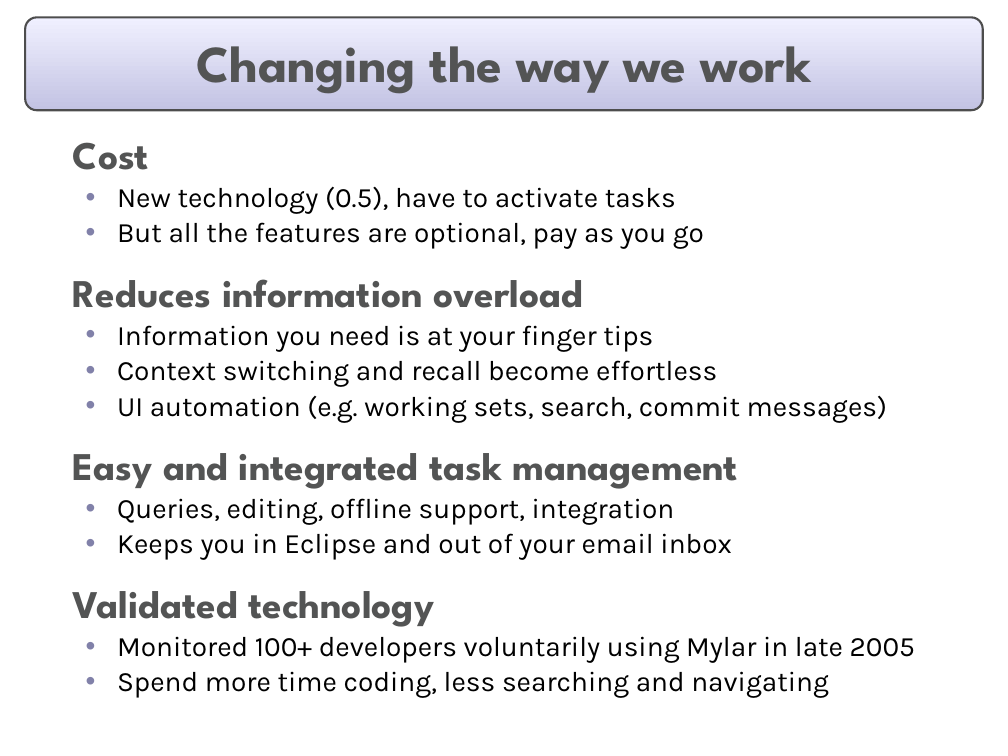
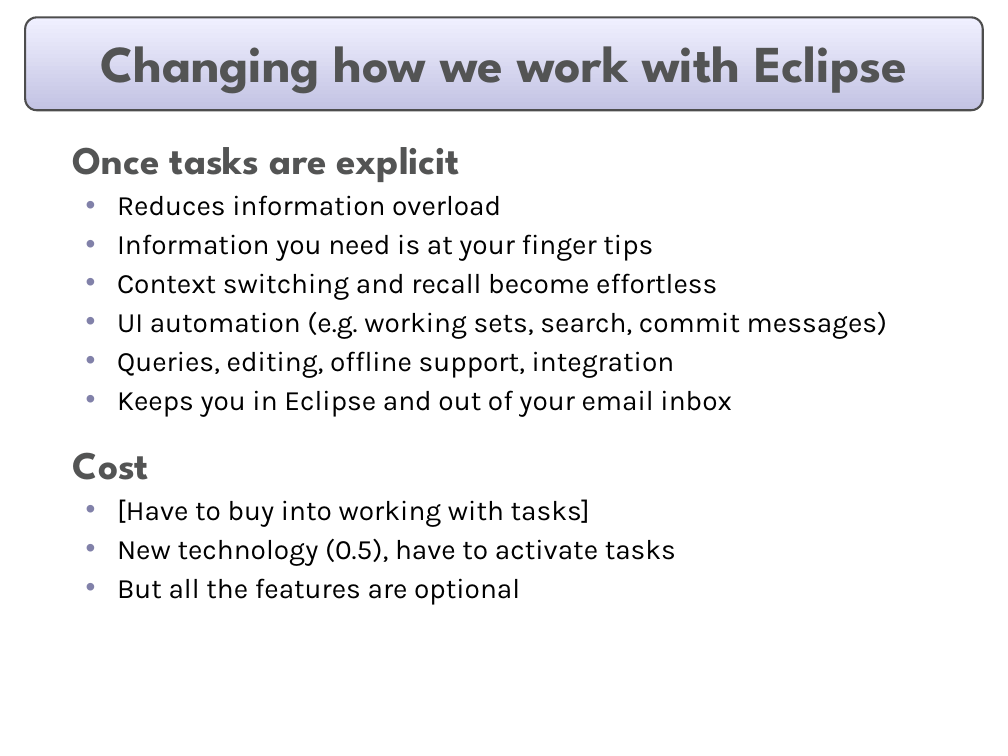
Before and after one commit to eclipse-mylyn/mylyn-website, a slide deck: slide 12 of publications/2006-03-mylar-eclipsecon.ppt (slide 10 before the commit). Drawn at 1008x756 pixels with LibreOffice and Linux fonts; fonts in the diff are those of the drawing. Boxes give left, top, right and bottom in pixels: in the first picture for what was removed or moved away, otherwise in the second. Text is boxed around its words. In the diff, an @@ line names an element or a change of style, - is before the commit and + after.

Commit message:
Progress on: prepare eclipsecon talk and slides

```diff
--- a/publications/2006-03-mylar-eclipsecon.ppt
+++ b/publications/2006-03-mylar-eclipsecon.ppt
@@ title at box(100, 46, 907, 94): text changed @@
-Changing the way we work
+Changing how we work with Eclipse
@@ text at box(73, 147, 460, 182): text changed; size 20 to 28 pt; font Karla to League Spartan; text colour #000000 to #535454; bold on @@
-  Cost
-  • New technology (0.5), have to activate tasks
-  • But all the features are optional, pay as you go
+  Once tasks are explicit
@@ text at box(117, 195, 887, 417): size 28 to 20 pt, font League Spartan to Karla, text colour #535454 to #000000, bold off in "Reduces information overload"; bullet   to •; list level 1 to 2 in "Reduces information overload"; line spacing 0.9 to 1; bullet colour #666699 to #8181A9 @@
@@ text at box(73, 453, 738, 489): paragraph removed @@
-  Easy and integrated task management
@@ text at box(73, 452, 676, 605): text changed @@
-  Validated technology
-  • Monitored 100+ developers voluntarily using Mylar in late 2005
-  • Spend more time coding, less searching and navigating
+  Cost
+  • [Have to buy into working with tasks]
+  • New technology (0.5), have to activate tasks
+  • But all the features are optional
```
Also in this commit, not shown: 9 other slides changed, 5 slides added.
